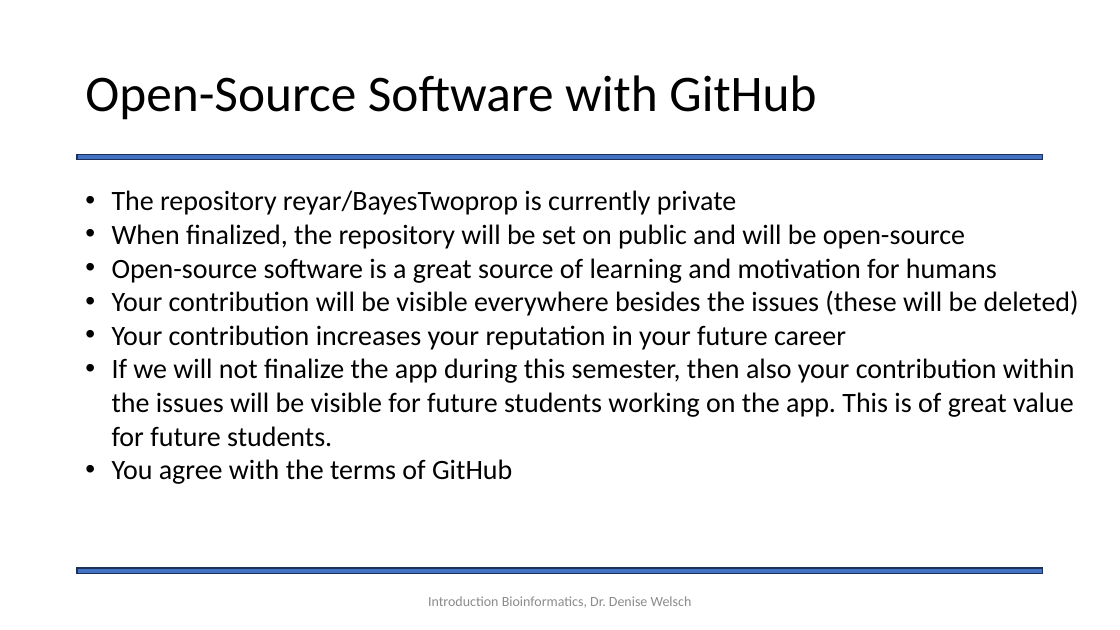
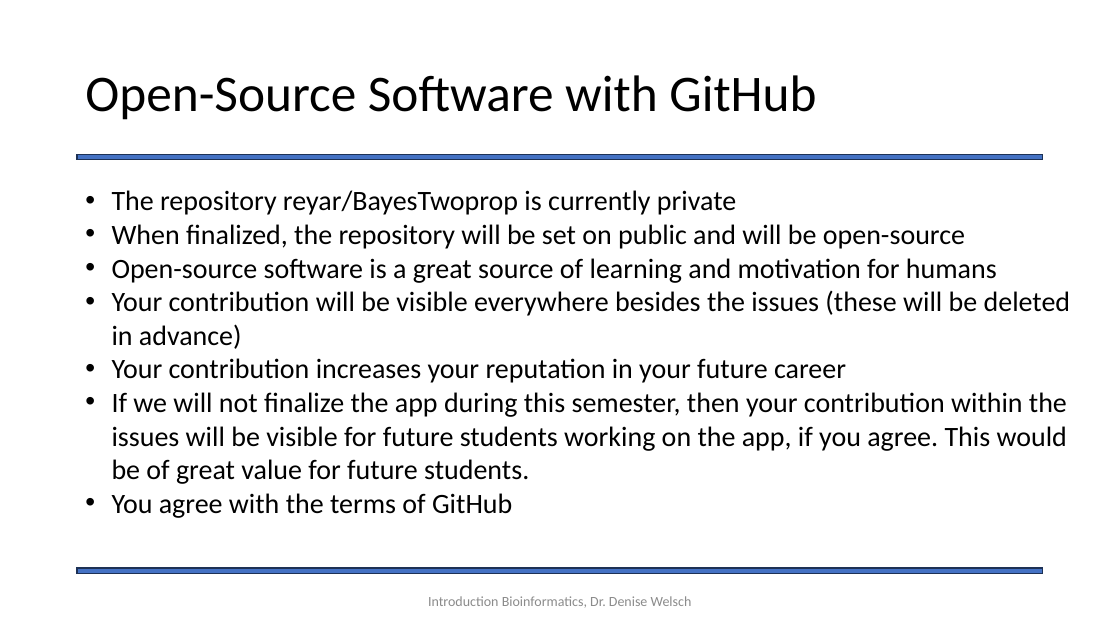
Before and after one commit to Statsomat/BayesTwoProp, a slide deck: slide 4 of documents/Introduction.pptx. Drawn at 1120x630 pixels with LibreOffice and Linux fonts; fonts in the diff are those of the drawing. Boxes give left, top, right and bottom in pixels: in the first picture for what was removed or moved away, otherwise in the second. Text is boxed around its words. In the diff, an @@ line names an element or a change of style, - is before the commit and + after.

```diff
--- a/documents/Introduction.pptx
+++ b/documents/Introduction.pptx
@@ text at (112, 291, 1071, 349): text changed @@
-• Your contribution will be visible everywhere besides the issues (these will be deleted)
+• Your contribution will be visible everywhere besides the issues (these will be deleted in advance)
@@ text at (112, 392, 1067, 484): text changed @@
-• If we will not finalize the app during this semester, then also your contribution within the issues will be visible for future students working on the app. This is of great value for future students.
+• If we will not finalize the app during this semester, then your contribution within the issues will be visible for future students working on the app, if you agree. This would be of great value for future students.
```
Also in this commit, not shown: 11 other slides changed, 1 other file.
